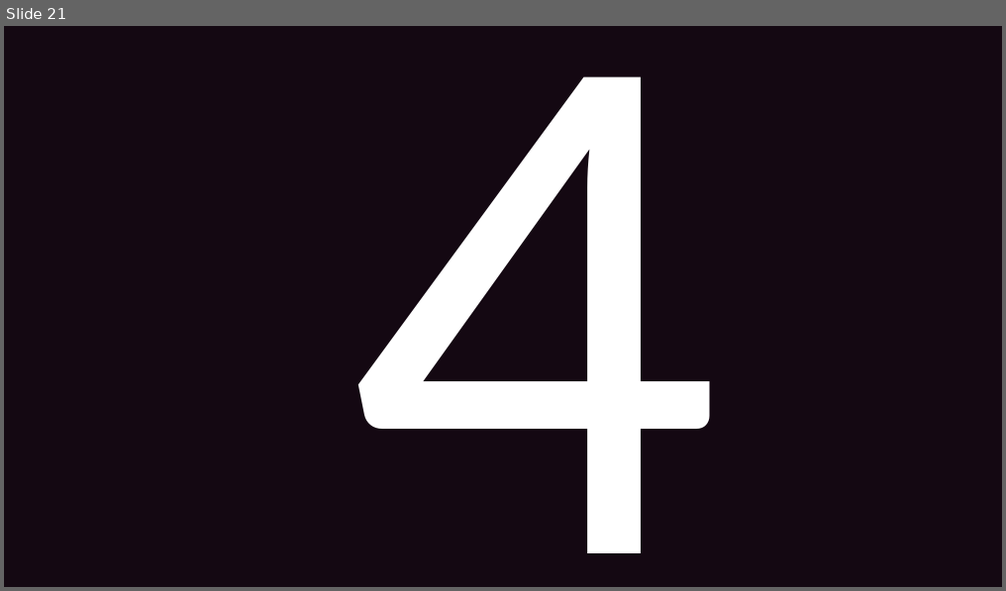
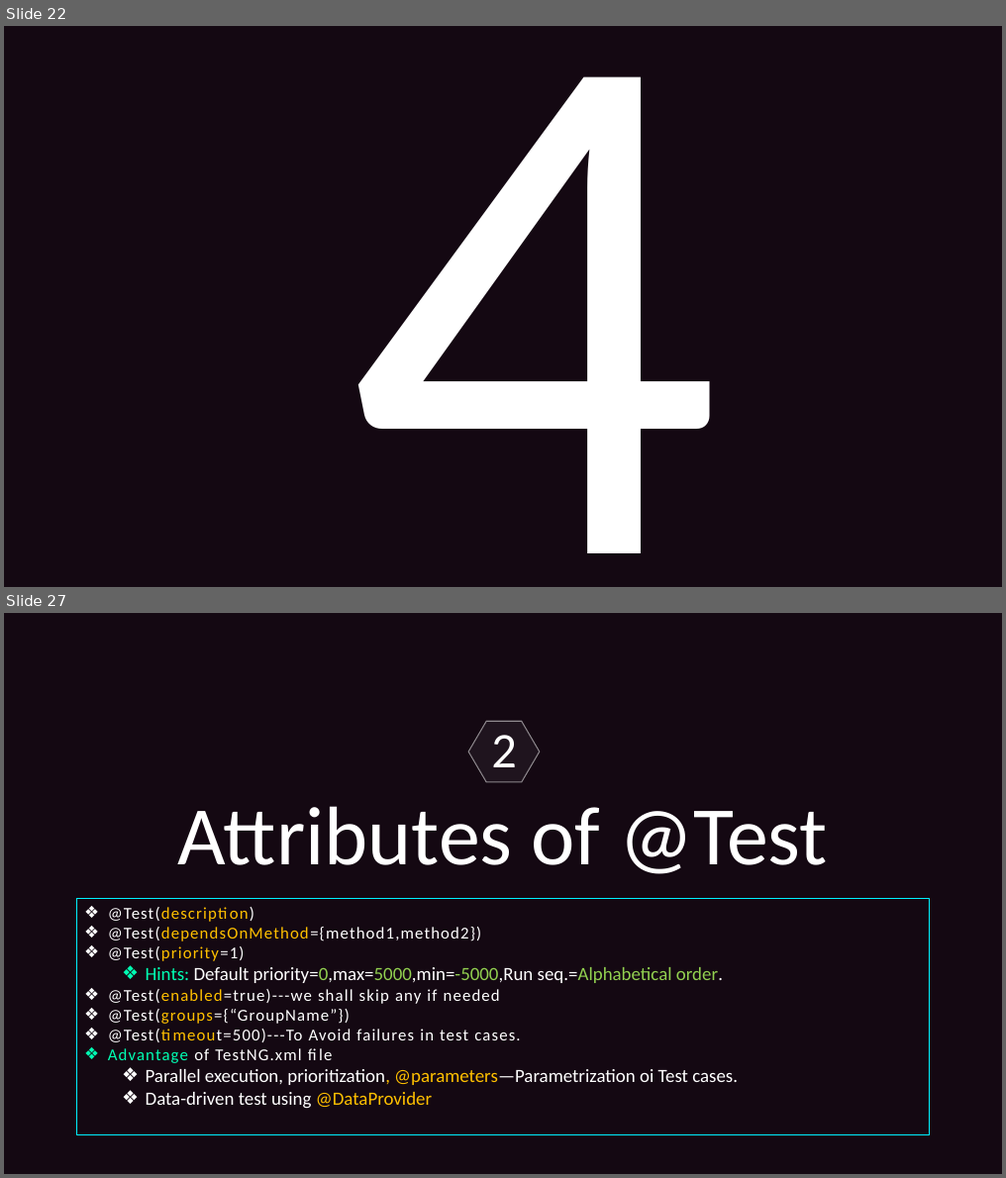
Before and after one commit to Ajin007/IRC_Docs, a slide deck: Students PPT.pptx. Shown one above the other, each under a label of ours: slide 21 before the commit, slides 22 and 27 after it; the slides between them are not shown. The pictures are 1006x591 and 1006x1178 pixels, drawn with LibreOffice and Linux fonts; fonts in the diff are those of the drawing. Boxes give left, top, right and bottom in pixels: in the first picture for what was removed or moved away, otherwise in the second. Text is boxed around its words. In the diff, an @@ line names an element or a change of style, - is before the commit and + after.

```diff
--- a/Students PPT.pptx
+++ b/Students PPT.pptx
@@ slide 27 added at (x1=4, y1=613, x2=1002, y2=1174), background #140812 @@
@@ hexagon added at (x1=469, y1=721, x2=540, y2=782), fill #FFFFFF at 5% opacity, outline #FFFFFF 1 pt @@
@@ text added at (x1=491, y1=735, x2=516, y2=767), 48 pt, text #FFFFFF @@
+2
@@ text added at (x1=177, y1=806, x2=827, y2=874), 80 pt, text #FFFFFF @@
+Attributes of @Test
@@ rectangle added at (x1=77, y1=899, x2=930, y2=1136), outline #00F1FF 0.75 pt, 16 pt, text #FFFFFF @@
+❖ @Test(description)
+❖ @Test(dependsOnMethod={method1,method2})
+❖ @Test(priority=1)
+  ❖ Hints: Default priority=0,max=5000,min=-5000,Run seq.=Alphabetical order.
+❖ @Test(enabled=true)---we shall skip any if needed
+❖ @Test(groups={“GroupName”})
+❖ @Test(timeout=500)---To Avoid failures in test cases.
+❖ Advantage of TestNG.xml file
+  ❖ Parallel execution, prioritization, @parameters—Parametrization oi Test cases.
+  ❖ Data-driven test using @DataProvider
@@ what was slide 21 is now slide 22 @@
```
Also in this commit, not shown: 8 slides changed, 32 other slides added, 1 slide removed.
